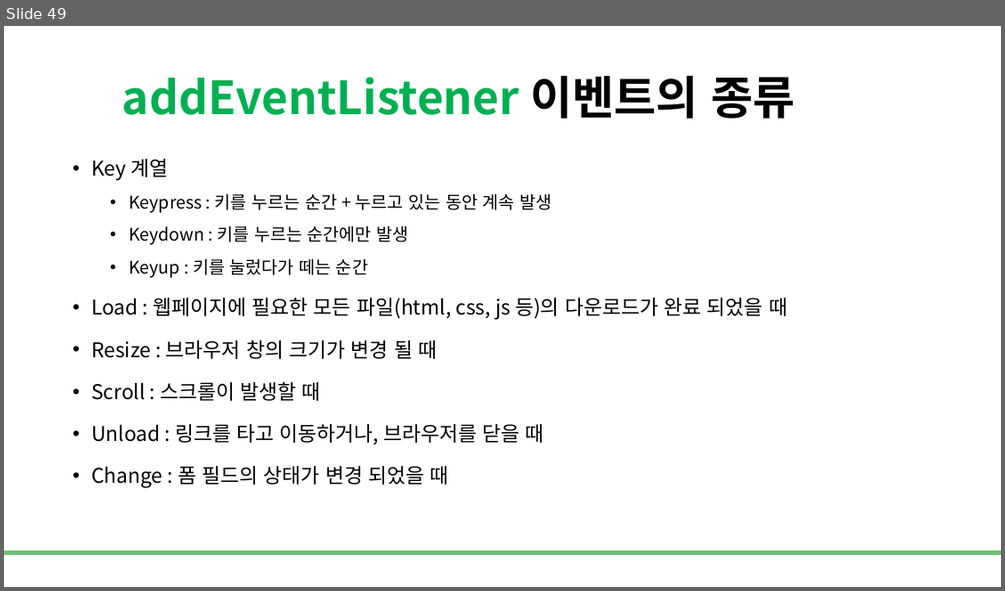
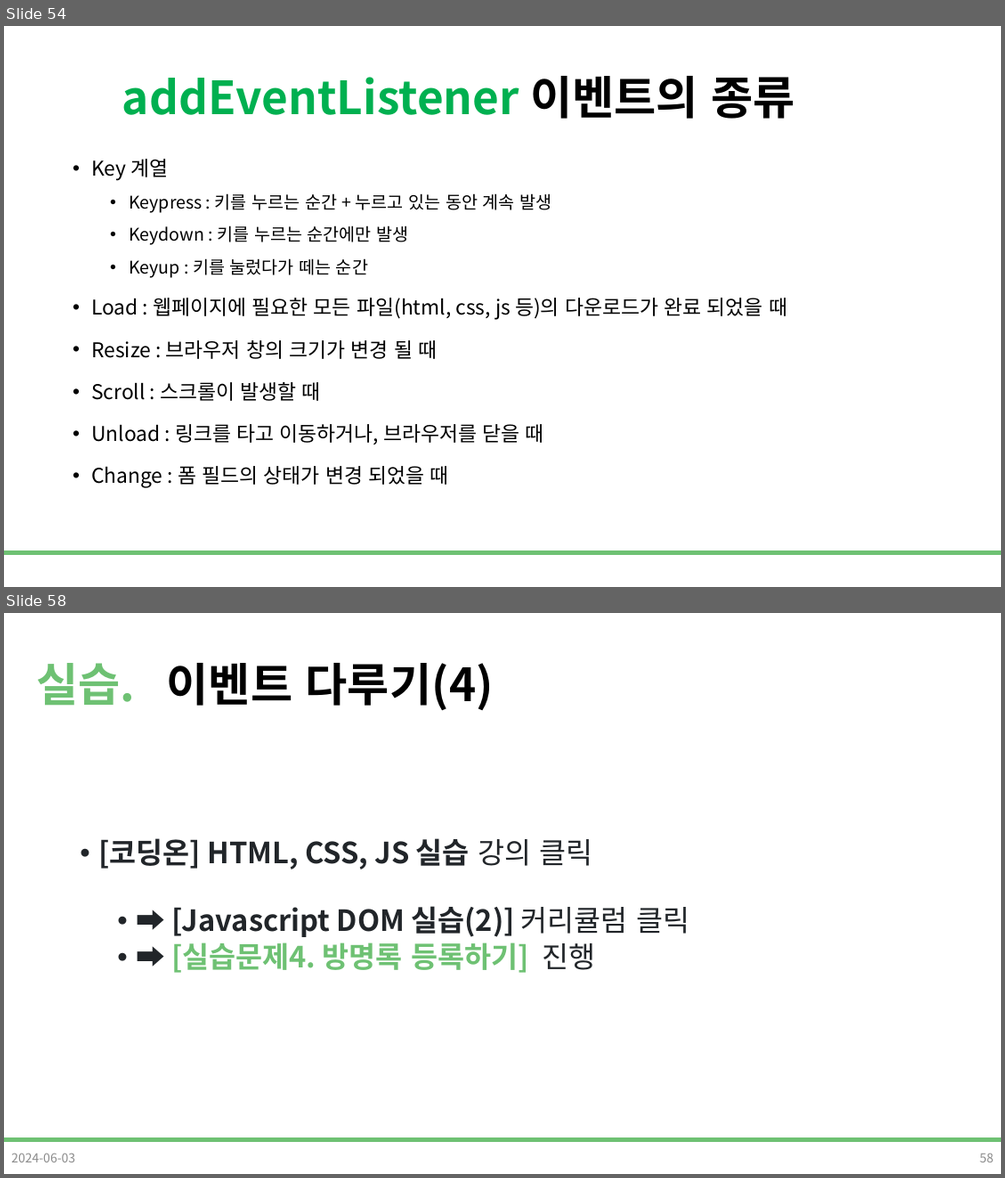
Before and after one commit to DevDamon0527/SeSAC_Yeongdeungpo_Campus_6th, a slide deck: material/[SeSAC_YDP_6] 04_5_Javascript_표준객체,DOM.pptx. Shown one above the other, each under a label of ours: slide 49 before the commit, slides 54 and 58 after it; the slides between them are not shown. The pictures are 1005x591 and 1005x1178 pixels, drawn with LibreOffice and Linux fonts; fonts in the diff are those of the drawing; background and template pictures are left out. Boxes give left, top, right and bottom in pixels: in the first picture for what was removed or moved away, otherwise in the second. Text is boxed around its words. In the diff, an @@ line names an element or a change of style, - is before the commit and + after.

```diff
--- a/material/[SeSAC_YDP_6] 04_5_Javascript_표준객체,DOM.pptx
+++ b/material/[SeSAC_YDP_6] 04_5_Javascript_표준객체,DOM.pptx
@@ slide 58 added at [4,613,1001,1174], background #FFFFFF; not listed: 1 template element that a slide beside it also shows @@
@@ title added at [36,663,494,711], 44 pt, text #000000, bold @@
+실습. 이벤트 다루기(4)
@@ text added at [98,838,689,973], 28 pt, text #212529, bold @@
+• [코딩온] HTML, CSS, JS 실습 강의 클릭
+  • ➡ [Javascript DOM 실습(2)] 커리큘럼 클릭
+  • ➡ [실습문제4. 방명록 등록하기] 진행
@@ text added at [11,1152,75,1162], 12 pt, text #8C8C8C @@
+2024-06-03
@@ page number added at [979,1152,994,1162], 12 pt, text #8C8C8C @@
+58
@@ what was slide 49 is now slide 54 @@
```
Also in this commit, not shown: 8 other slides added.
